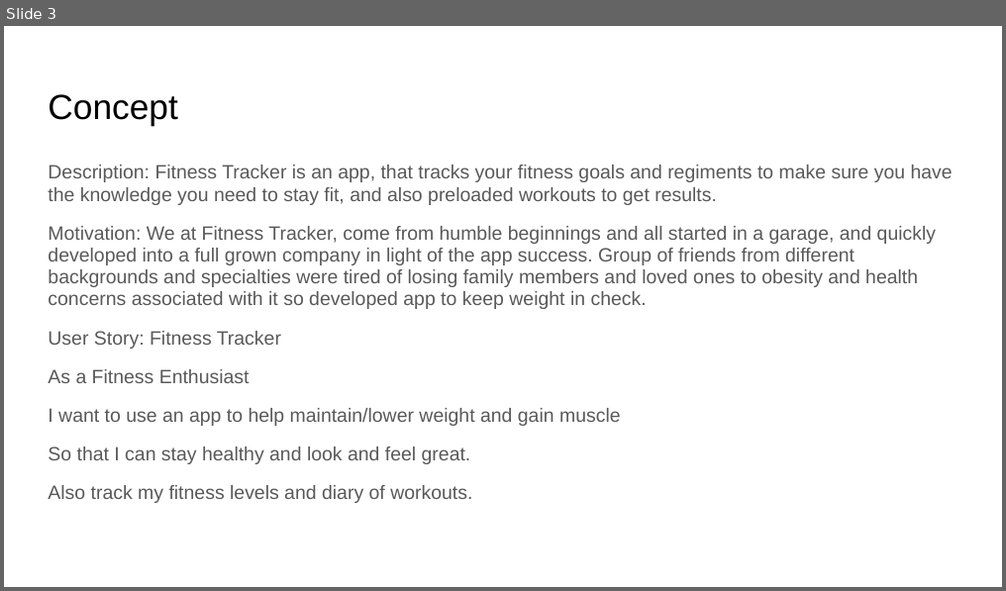
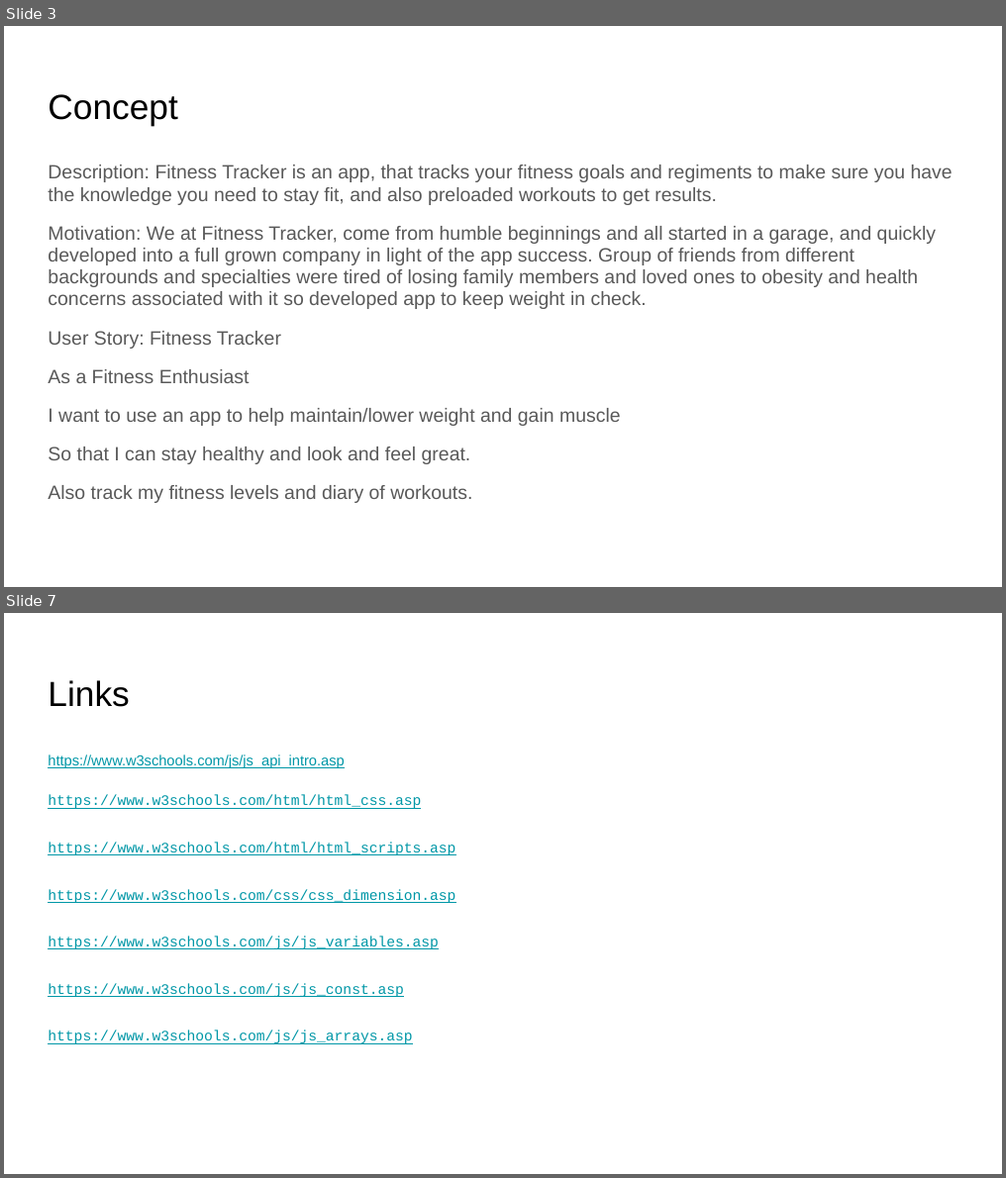
Before and after one commit to AlexWatabe9/FitnessFit, a slide deck: Untitled presentation.pptx. Shown one above the other, each under a label of ours: slide 3 before the commit, slides 3 and 7 after it; the slides between them are not shown. The pictures are 1006x591 and 1006x1178 pixels, drawn with LibreOffice and Linux fonts; fonts in the diff are those of the drawing. Boxes give left, top, right and bottom in pixels: in the first picture for what was removed or moved away, otherwise in the second. Text is boxed around its words. In the diff, an @@ line names an element or a change of style, - is before the commit and + after.

```diff
--- a/Untitled presentation.pptx
+++ b/Untitled presentation.pptx
@@ slide 7 added at (4, 613, 1002, 1174), background #FFFFFF @@
@@ title added at (48, 680, 129, 707), 25.2 pt, text #000000 @@
+Links
@@ text added at (48, 755, 455, 1045), 10.5 pt, text #0097A7, underline @@
+https://www.w3schools.com/js/js_api_intro.asp
+https://www.w3schools.com/html/html_css.asp
+https://www.w3schools.com/html/html_scripts.asp
+https://www.w3schools.com/css/css_dimension.asp
+https://www.w3schools.com/js/js_variables.asp
+https://www.w3schools.com/js/js_const.asp
+https://www.w3schools.com/js/js_arrays.asp
```
Also in this commit, not shown: 2 slides changed, 1 other slide added, 2 slides removed, 7 other files.
